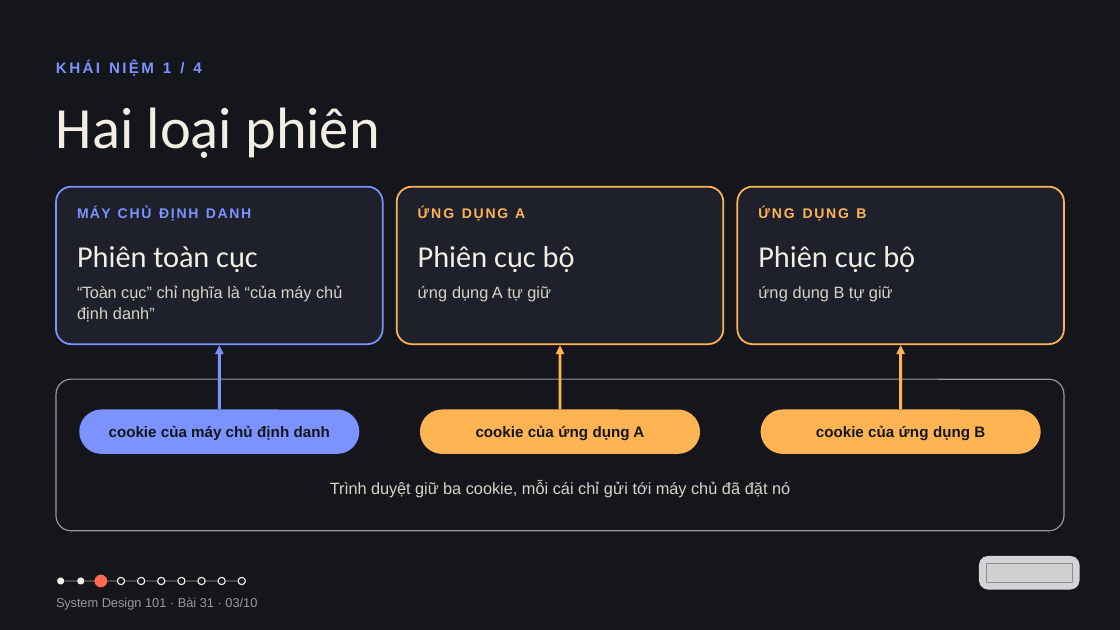
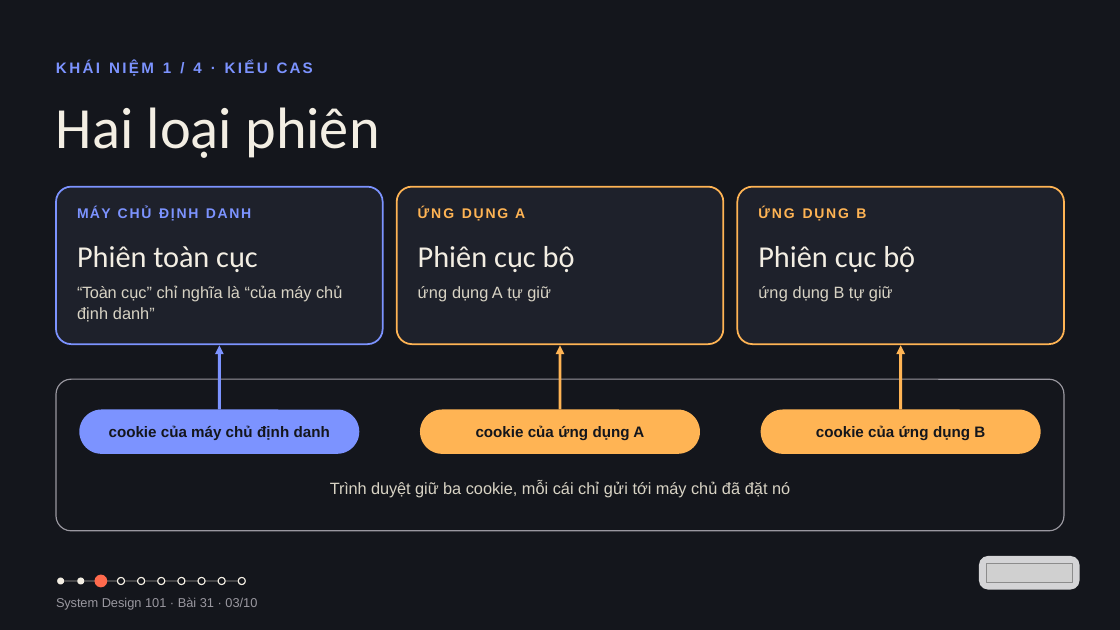
Before and after one commit to vohoailinh90/tool-marketing-studio, a slide deck: slide 3 of system-design-101/vi/lessons/sd-14-031/slides/sd-14-031.pptx. Drawn at 1120x630 pixels with LibreOffice and Linux fonts; fonts in the diff are those of the drawing; grey boxes stand for pictures. Boxes give left, top, right and bottom in pixels: in the first picture for what was removed or moved away, otherwise in the second. Text is boxed around its words. In the diff, an @@ line names an element or a change of style, - is before the commit and + after.

```diff
--- a/system-design-101/vi/lessons/sd-14-031/slides/sd-14-031.pptx
+++ b/system-design-101/vi/lessons/sd-14-031/slides/sd-14-031.pptx
@@ text at (x1=56, y1=61, x2=313, y2=76): text changed @@
-KHÁI NIỆM 1 / 4
+KHÁI NIỆM 1 / 4 · KIỂU CAS
```
Also in this commit, not shown: 7 other slides changed.
